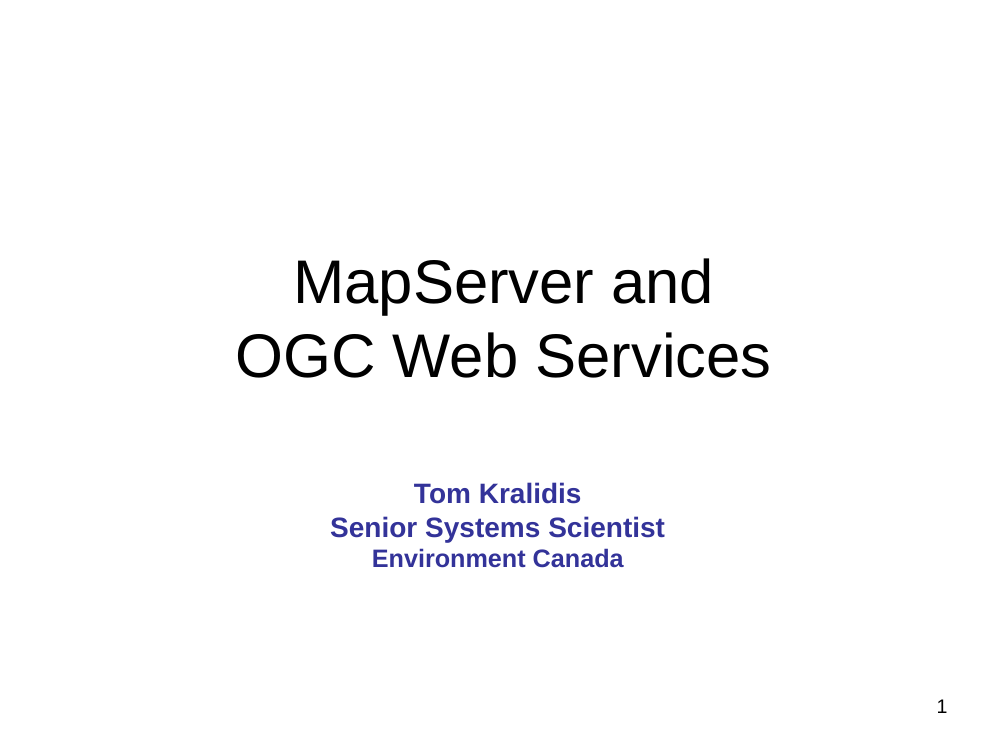
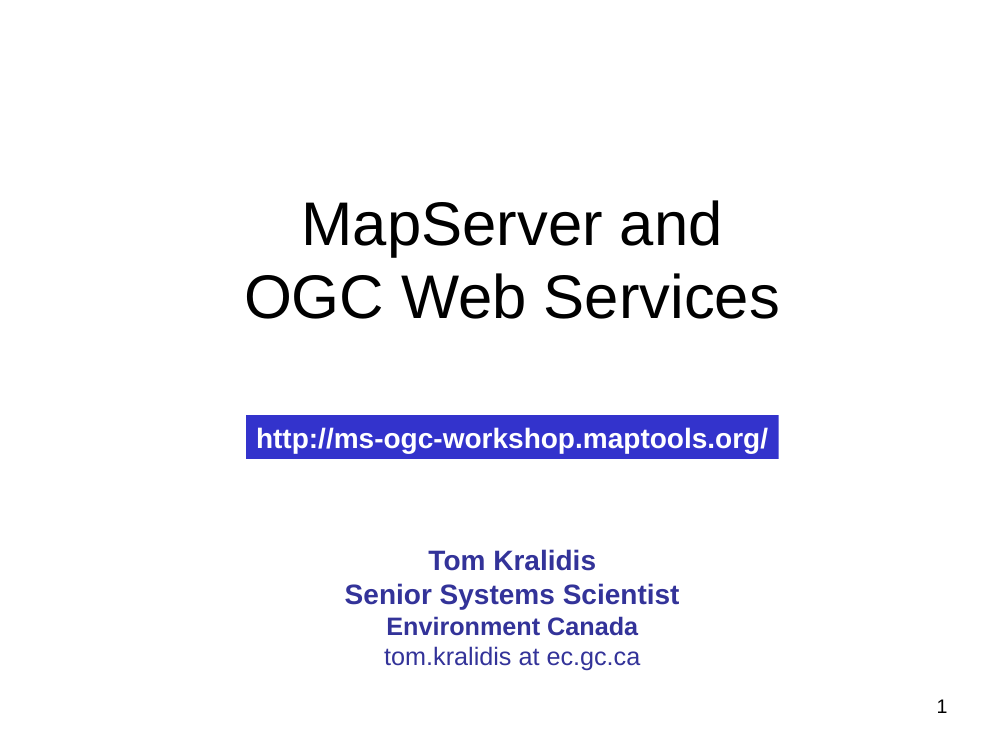
Before and after one commit to MapServer/ms-ogc-workshop, a slide deck: slide 1 of doc/ms_ogc_workshop.ppt. Drawn at 1008x756 pixels with LibreOffice and Linux fonts; fonts in the diff are those of the drawing. Boxes give left, top, right and bottom in pixels: in the first picture for what was removed or moved away, otherwise in the second. Text is boxed around its words. In the diff, an @@ line names an element or a change of style, - is before the commit and + after.

```diff
--- a/doc/ms_ogc_workshop.ppt
+++ b/doc/ms_ogc_workshop.ppt
@@ title "MapServer and OGC Web Services": place and size @@
-title "MapServer and OGC Web Services" at box(236, 258, 771, 378)
+title "MapServer and OGC Web Services" at box(244, 200, 780, 319)
@@ rectangle added at box(246, 415, 778, 460), fill #3333CC, 20 pt, text #FFFFFF, bold @@
+http://ms-ogc-workshop.maptools.org/
@@ text "Tom Kralidis": place and size @@
-text "Tom Kralidis" at box(330, 482, 665, 568)
+text "Tom Kralidis" at box(345, 549, 680, 671)
@@ text at box(384, 646, 641, 671): paragraph added @@
+tom.kralidis at ec.gc.ca
```
Also in this commit, not shown: 2 other slides changed, 1 slide added.
